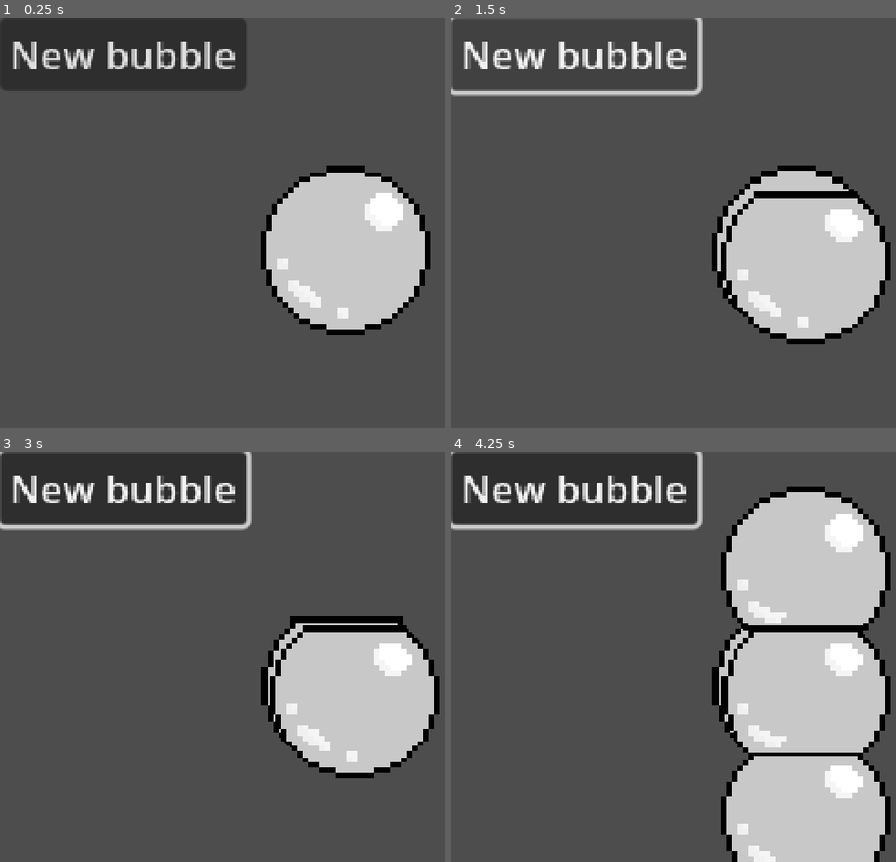
Above: before the commit, frames 1-4 (two rows, left to right).
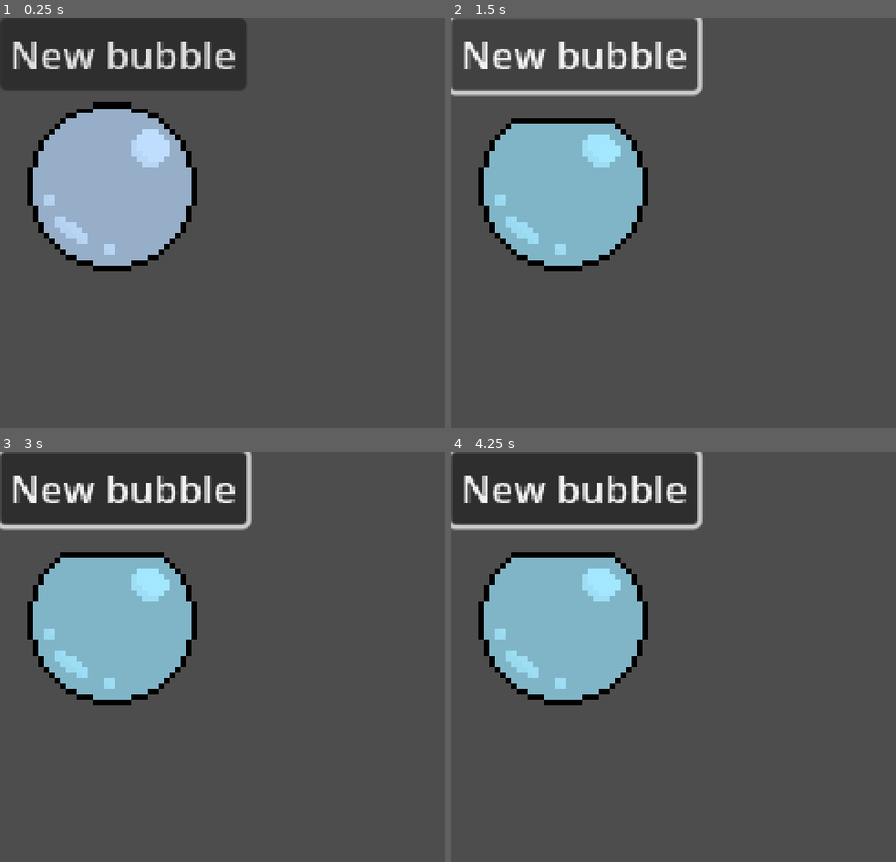
Above: after the commit, the same moments.

Repository: rems64/BubbleAssembly
Game: Godot game, scene res://bulles.tscn
Same seed, same stepped clock (60 frames per second), same inputs: the game is played once before the commit and once after it. This scene is started directly instead of the project's main scene.
Inputs (mouse positions are in pixels of both pictures, inside the frame that each line leads up to):
- Up to frame 1 (0.25 s): no input
- Up to frame 2 (1.5 s): click "New bubble" at 0.5 s; click "New bubble" at 1.25 s
- Up to frame 3 (3 s): click "New bubble" at 2 s; tap Enter at 2.75 s; move the mouse to (347, 685) at 2.77 s; click (347, 685) at 2.92 s
- Up to frame 4 (4.25 s): tap Space at 3.5 s; move the mouse to (807, 693) at 3.52 s; click (807, 693) at 3.67 s

The runs differ from the first frame. In frame 1, 24% of the frame differs, in the area x 6-97%, y 20-78%; in frame 2, 25%; in frame 3, 24%; in frame 4, 43%, in the area x 6-99%, y 8-100%.

Commit message:
bulles jolies

Diff:
--- a/bubulle.tscn
+++ b/bubulle.tscn
@@ -153,6 +153,7 @@
 radius = 45.0
 
 [node name="bulle" type="RigidBody2D" groups=["pickable"]]
+modulate = Color(0.639216, 0.905882, 1, 1)
 position = Vector2(471, 199)
 input_pickable = true
 freeze = true
@@ -167,6 +168,7 @@
 animation = &"bulle"
 
 [node name="CollisionShape2D" type="CollisionShape2D" parent="."]
+visible = false
 shape = SubResource("CircleShape2D_2sphb")
 
 [connection signal="body_entered" from="." to="." method="_on_bulle_collisioned"]
--- a/bulle.gd
+++ b/bulle.gd
@@ -18,7 +18,10 @@
 
 # Called when the node enters the scene tree for the first time.
 func _ready():
-	pass # Replace with function body.
+	global_position.x = get_parent().global_position.x + 2*len_bulle
+	global_position.y = get_parent().global_position.y + 3*len_bulle
+	#modulate = Color(191, 222, 255)
+	#modulate = Color(1, 1, 1, 255)
 
 
 # Called every frame. 'delta' is the elapsed time since the previous frame.
@@ -45,7 +48,7 @@
 
 	#//recalcule des voisins
 	var collision = get_colliding_bodies()
-	if collision != null :
+	if collision != [] :
 		if held :
 			global_position = round(get_global_mouse_position())
 		for bulle in collision :
@@ -68,29 +71,40 @@
 		#freeze = false
 		apply_central_impulse(impulse)
 		var collision = get_colliding_bodies()
-		#var collision = move_and_collide(Vector2(0, 0))
-		if collision != null :
+		if collision != [] :
 			print(collision)
 			 #handle the rightful placement
+			var me_x = global_position.x
+			var me_y = global_position.y
+			var min_dist = +INF
+			var proche_bulle
+
+			#cherche la bulle voisine la plus proche
 			for bulle in collision :
 				#var bulle = collider
 				var bulle_x = bulle.global_position.x
 				var bulle_y = bulle.global_position.y
-				var me_x = global_position.x
-				var me_y = global_position.y
+				var dist = sqrt((bulle_x - me_x)**2 + (bulle_y - me_y)**2)
 
-				var diff_x = me_x - bulle_x
-				var diff_y = me_y - bulle_y
-				if abs(diff_x) > abs(diff_y) : #si la bulle est plus à ma gauche/droite qu'en haut/bas :
-					global_position.y = bulle.global_position.y
-					if diff_x < 0 : #la bulle est à ma droite
-						global_position.x = bulle.global_position.x - 2*len_bulle-5
-					else : global_position.x = bulle.global_position.x + 2*len_bulle+5
-				else :
-					global_position.x = bulle.global_position.x
-					if diff_y < 0 : #la bulle est en-dessous de moi
-						global_position.y = bulle.global_position.y - 2*len_bulle-5
-					else : global_position.y = bulle.global_position.y + 2*len_bulle+5
+				if dist < min_dist :
+					min_dist = dist
+					proche_bulle = bulle
+
+			#place l'objet en fonction de la bulle voisine la plus proche
+			var bulle_x = proche_bulle.global_position.x
+			var bulle_y = proche_bulle.global_position.y
+			var diff_x = me_x - bulle_x
+			var diff_y = me_y - bulle_y
+			if abs(diff_x) > abs(diff_y) : #si la bulle est plus à ma gauche/droite qu'en haut/bas :
+				global_position.y = bulle_y
+				if diff_x < 0 : #la bulle est à ma droite
+					global_position.x = bulle_x - 2*len_bulle-5
+				else : global_position.x = bulle_x + 2*len_bulle+5
+			else :
+				global_position.x = bulle_x
+				if diff_y < 0 : #la bulle est en-dessous de moi
+					global_position.y = bulle_y - 2*len_bulle-5
+				else : global_position.y = bulle_y + 2*len_bulle+5
 
 		held = false
 
--- a/bulles.tscn
+++ b/bulles.tscn
@@ -7,6 +7,7 @@
 script = ExtResource("1_qt5wf")
 
 [node name="bulle" parent="." instance=ExtResource("2_0mvua")]
+modulate = Color(0.74902, 0.870588, 1, 1)
 position = Vector2(190, 128)
 
 [node name="Button" type="Button" parent="."]
Binary file changed: illus/bulle_gauche_droite.png
